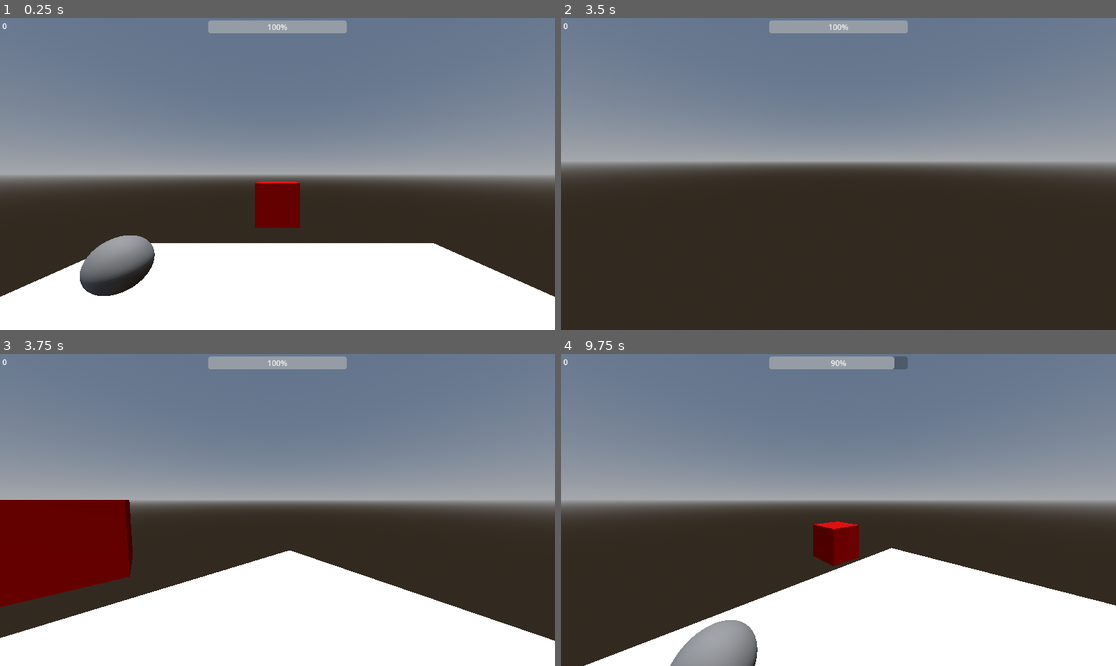
Above: before the commit, frames 1-4 (two rows, left to right).
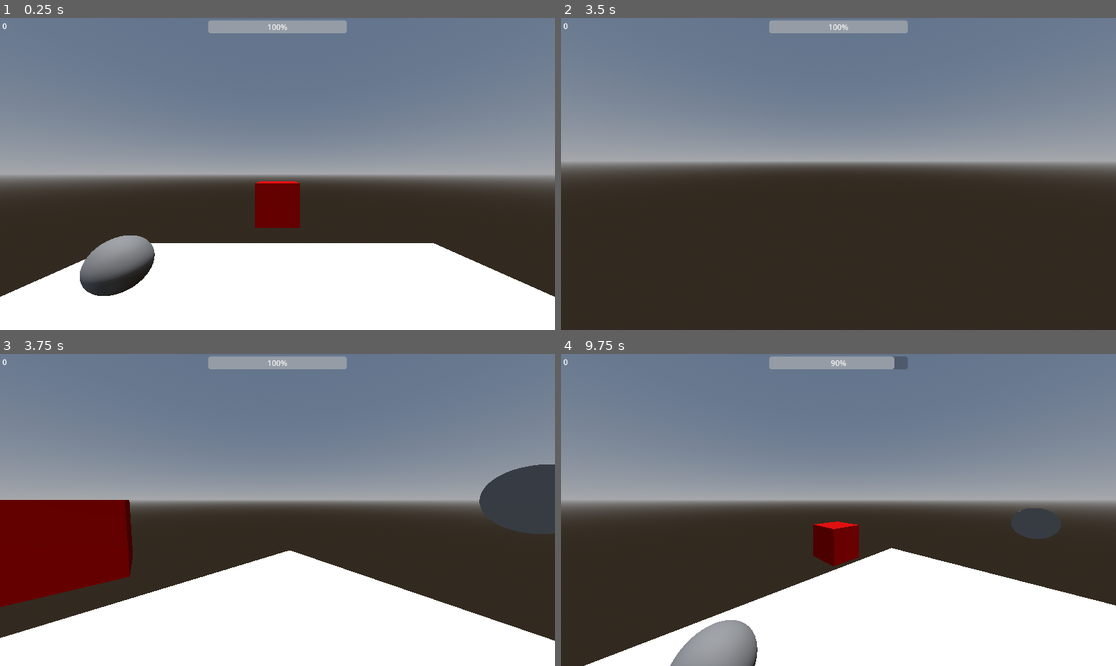
Above: after the commit, the same moments.

Repository: pneumatick/godot-project-a
Game: Godot game, scene res://3d_scene_root.tscn
Two runs of this game, one before a commit and one after it. Both use one fixed random seed, a clock stepped at 60 frames per second and the inputs below.
Inputs (mouse positions are in pixels of both pictures, inside the frame that each line leads up to):
- Up to frame 1 (0.25 s): no input
- Up to frame 2 (3.5 s): tap Enter (ui_accept) at 0.5, 0.77, 1.52, 2, 2.75, 3.02 s; move the mouse to (866, 174) at 0.52 s; press the mouse at (866, 174) at 0.53 s; hold W (move_forward) from 0.53 s (still down); move the mouse to (810, 174) at 1.27 s; release the mouse at (810, 174) at 1.28 s; click (810, 174) at 1.35 s; move the mouse to (849, 167) at 2.02 s; press the mouse at (849, 167) at 2.03 s; move the mouse to (832, 180) at 2.77 s; release the mouse at (832, 180) at 2.78 s; click (832, 180) at 2.85 s
- Up to frame 3 (3.75 s): keep holding W (move_forward); tap Enter (ui_accept) at 3.5 s; move the mouse to (316, 513) at 3.52 s; press the mouse at (316, 513) at 3.53 s
- Up to frame 4 (9.75 s): tap Enter (ui_accept) at 3.77, 4.52, 5.75, 6.02, 6.77, 7.52, 8, 9.02 s; move the mouse to (794, 506) at 4.27 s; release the mouse at (794, 506) at 4.28 s; click (794, 506) at 4.35 s; move the mouse to (844, 510) at 5.02 s; press the mouse at (844, 510) at 5.03 s; move the mouse to (816, 503) at 5.77 s; release W (move_forward) at 5.78 s; release the mouse at (816, 503) at 5.78 s; hold D (move_right) 5.78-6.53 s; click (816, 503) at 5.85 s; move the mouse to (866, 510) at 6.52 s; press the mouse at (866, 510) at 6.53 s; hold W (move_forward) 6.53-8.78 s; move the mouse to (810, 510) at 7.27 s; release the mouse at (810, 510) at 7.28 s; click (810, 510) at 7.35 s; move the mouse to (849, 503) at 8.02 s; press the mouse at (849, 503) at 8.03 s; move the mouse to (832, 516) at 8.77 s; release the mouse at (832, 516) at 8.78 s; hold A (move_left) 8.78-9.53 s; click (832, 516) at 8.85 s; move the mouse to (877, 513) at 9.52 s; press the mouse at (877, 513) at 9.53 s; hold W (move_forward) from 9.53 s (still down)

Frames 1-2 are identical in both runs. In frame 3, 2.0% of the frame differs, in the area x 86-100%, y 35-58%; in frame 4, 0.5%.

Commit message:
Add basic target functionality

Diff:
--- a/3d_scene_root.tscn
+++ b/3d_scene_root.tscn
@@ -1,9 +1,10 @@
-[gd_scene load_steps=15 format=3 uid="uid://hmv4dr58x4if"]
+[gd_scene load_steps=18 format=3 uid="uid://hmv4dr58x4if"]
 
 [ext_resource type="Script" uid="uid://cf8moef3pykdp" path="res://3d_scene_root.gd" id="1_1rpu5"]
 [ext_resource type="PackedScene" uid="uid://c2dcha7sipp8a" path="res://player.tscn" id="1_sxnch"]
 [ext_resource type="Script" uid="uid://bpumr1tul6w4p" path="res://death_cube.gd" id="3_g5xil"]
 [ext_resource type="PackedScene" uid="uid://ducw325a8ghny" path="res://rifle_pickup.tscn" id="4_5rbum"]
+[ext_resource type="Script" uid="uid://be5xgn6bx24f8" path="res://target.gd" id="5_23mtt"]
 
 [sub_resource type="BoxShape3D" id="BoxShape3D_sxnch"]
 size = Vector3(10, 1, 10)
@@ -34,6 +35,12 @@
 ambient_light_color = Color(0.617455, 0.617455, 0.617455, 1)
 
 [sub_resource type="CanvasItemMaterial" id="CanvasItemMaterial_g5xil"]
+
+[sub_resource type="CylinderShape3D" id="CylinderShape3D_kb1pf"]
+height = 0.02
+
+[sub_resource type="CylinderMesh" id="CylinderMesh_7mpes"]
+height = 0.02
 
 [node name="3D Scene Root" type="Node3D"]
 script = ExtResource("1_1rpu5")
@@ -103,6 +110,16 @@
 [node name="Rifle Pickup" parent="." instance=ExtResource("4_5rbum")]
 transform = Transform3D(1, 0, 0, 0, 1, 0, 0, 0, 1, -3, 0, -3)
 
+[node name="Target" type="StaticBody3D" parent="."]
+transform = Transform3D(-4.37114e-08, -1, 0, 1, -4.37114e-08, 0, 0, 0, 1, 5, 1.5, 0)
+script = ExtResource("5_23mtt")
+
+[node name="CollisionShape3D" type="CollisionShape3D" parent="Target"]
+shape = SubResource("CylinderShape3D_kb1pf")
+
+[node name="MeshInstance3D" type="MeshInstance3D" parent="Target"]
+mesh = SubResource("CylinderMesh_7mpes")
+
 [connection signal="death" from="Player" to="." method="_on_player_death"]
 [connection signal="picked_up" from="Rifle Pickup" to="." method="_on_gun_pickup_picked_up"]
 [connection signal="picked_up" from="Rifle Pickup" to="Player" method="_on_gun_pickup_picked_up"]
--- a/rifle.gd
+++ b/rifle.gd
@@ -38,7 +38,7 @@
 		PhysicsRayQueryParameters3D.create(
 			from,
 			to,
-			0xFFFFFFFF,			  # Default value (can't override "exclude" to avoid this...)
+			0xFFFFFFFF,			  # Default value
 			[self, get_parent()]  # exclude gun and player (specifically "Right Hand")
 		)
 	)
--- /dev/null
+++ b/target.gd
@@ -0,0 +1,32 @@
+extends StaticBody3D
+
+signal destroyed
+
+const DEFAULT_HEALTH = 100
+
+var health = DEFAULT_HEALTH
+
+@onready var collision_shape = $CollisionShape3D
+
+# Called when the node enters the scene tree for the first time.
+func _ready() -> void:
+	pass # Replace with function body.
+
+# Called every frame. 'delta' is the elapsed time since the previous frame.
+func _process(delta: float) -> void:
+	pass
+
+func take_damage(amount: int) -> void:
+	health -= amount
+	print("Target health now %s" % health)
+	if health <= 0:
+		destroy()
+
+func destroy():
+	collision_shape.disabled = true
+	visible = false
+	destroyed.emit()
+	await get_tree().create_timer(2.0).timeout
+	collision_shape.disabled = false
+	visible = true
+	health = DEFAULT_HEALTH
--- /dev/null
+++ b/target.tscn
@@ -0,0 +1,19 @@
+[gd_scene load_steps=4 format=3 uid="uid://mlxqh5iqxvxs"]
+
+[ext_resource type="Script" uid="uid://be5xgn6bx24f8" path="res://target.gd" id="1_t2jmu"]
+
+[sub_resource type="CylinderShape3D" id="CylinderShape3D_kb1pf"]
+height = 0.02
+
+[sub_resource type="CylinderMesh" id="CylinderMesh_7mpes"]
+height = 0.02
+
+[node name="Target" type="StaticBody3D"]
+transform = Transform3D(-4.37114e-08, -1, 0, 1, -4.37114e-08, 0, 0, 0, 1, 0, 0, 0)
+script = ExtResource("1_t2jmu")
+
+[node name="CollisionShape3D" type="CollisionShape3D" parent="."]
+shape = SubResource("CylinderShape3D_kb1pf")
+
+[node name="MeshInstance3D" type="MeshInstance3D" parent="."]
+mesh = SubResource("CylinderMesh_7mpes")
